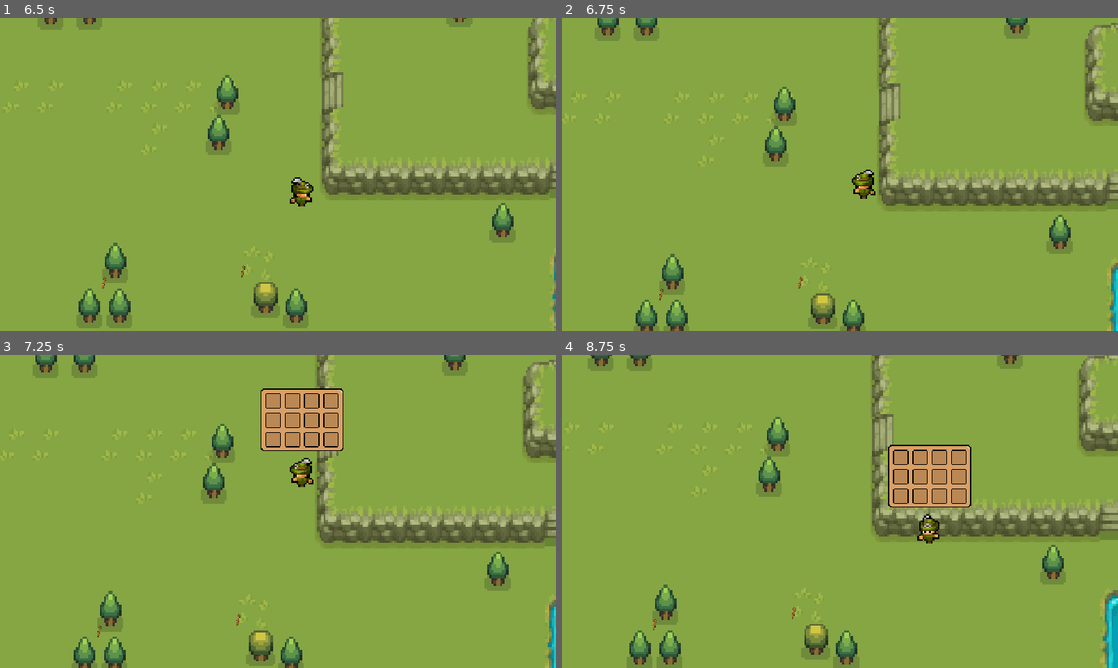
Above: before the commit, frames 1-4 (two rows, left to right).
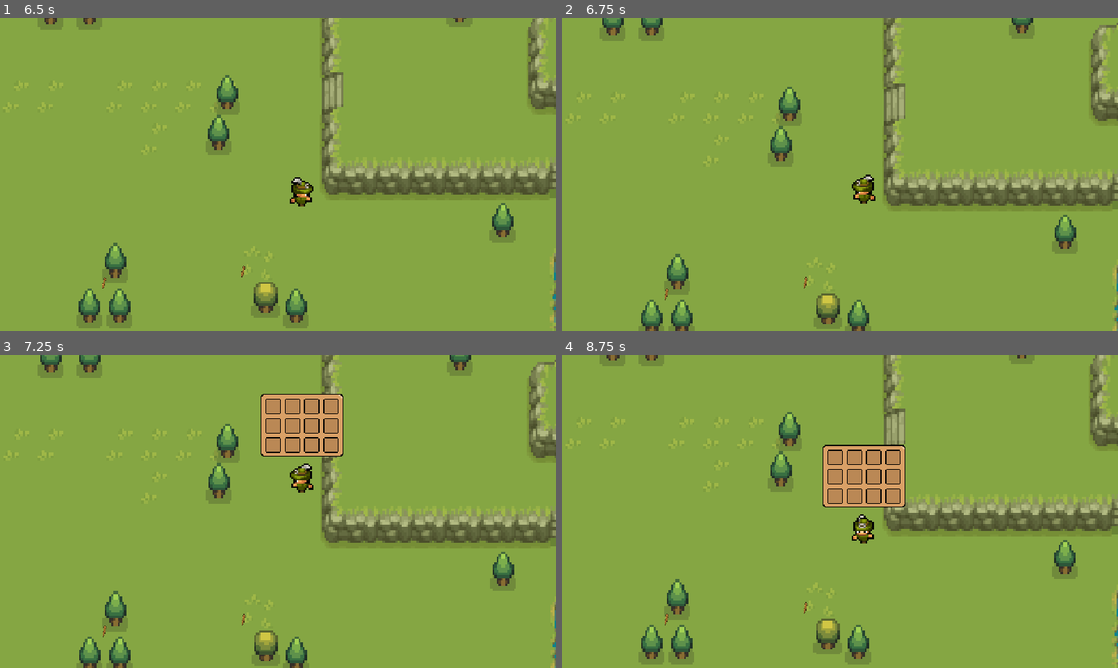
Above: after the commit, the same moments.

Repository: maryBauman/Survive
Game: Godot game, scene res://scenes/places/world.tscn
Same seed, same stepped clock (60 frames per second), same inputs: the game is played once before the commit and once after it.
Inputs:
- Up to frame 1 (6.5 s): hold D (right) 0.53-1.28 s; tap E (e) at 0.6, 1.55, 2.1, 3.05, 3.6, 4.55, 5.1, 6.05 s; tap I (i) at 0.8, 1.35, 2.3, 2.85, 3.8, 4.35, 5.3, 5.85 s; hold S (down) 1.28-2.03 s; hold D (right) 2.03-2.78 s; hold W (up) 2.78-3.53 s; hold A (left) 3.53-5.03 s; tap Enter at 4.25 s; tap Space at 5 s; hold S (down) 5.03-5.78 s; hold D (right) from 5.78 s (still down)
- Up to frame 2 (6.75 s): release D (right) at 6.53 s; hold W (up) from 6.53 s (still down); tap E (e) at 6.6 s
- Up to frame 3 (7.25 s): keep holding W (up); tap I (i) at 6.8 s
- Up to frame 4 (8.75 s): release W (up) at 7.28 s; hold D (right) 7.28-8.03 s; tap I (i) at 7.35, 8.3 s; tap E (e) at 7.55, 8.1 s; hold S (down) from 8.03 s (still down)

Frame 1 is identical in both runs. In frame 2, 8.9% of the frame differs, in the area x 0-100%, y 0-100%; in frame 3, 9.9%; in frame 4, 18%.

Commit message:
not tiles on the map thats for sure

Diff:
--- a/scenes/places/world.tscn
+++ b/scenes/places/world.tscn
@@ -301,12 +301,14 @@
 0:1/0 = 0
 0:1/0/physics_layer_0/linear_velocity = Vector2(0, 0)
 0:1/0/physics_layer_0/angular_velocity = 0.0
+0:1/0/physics_layer_0/polygon_0/points = PackedVector2Array(-3.8007, -10.9602, 7.68979, -9.72272, 20, -9.54594, 20, 15.026, 1.32582, 14.4957, -18.2964, 14.4957, -20, -10.6066)
 1:1/0 = 0
 1:1/0/physics_layer_0/linear_velocity = Vector2(0, 0)
 1:1/0/physics_layer_0/angular_velocity = 0.0
 2:1/0 = 0
 2:1/0/physics_layer_0/linear_velocity = Vector2(0, 0)
 2:1/0/physics_layer_0/angular_velocity = 0.0
+2:1/0/physics_layer_0/polygon_0/points = PackedVector2Array(-6.09879, -20, 5.39169, -20, 6.98268, 20, -4.68458, 20)
 3:1/0 = 0
 3:1/0/physics_layer_0/linear_velocity = Vector2(0, 0)
 3:1/0/physics_layer_0/angular_velocity = 0.0
@@ -349,9 +351,11 @@
 0:2/0 = 0
 0:2/0/physics_layer_0/linear_velocity = Vector2(0, 0)
 0:2/0/physics_layer_0/angular_velocity = 0.0
+0:2/0/physics_layer_0/polygon_0/points = PackedVector2Array(11.4021, -20, 7.68979, -9.72272, 13.7002, -0.176777, 4.33103, 15.7331, -4.33103, 13.7886, -20, 4.24264, -20, -20)
 1:2/0 = 0
 1:2/0/physics_layer_0/linear_velocity = Vector2(0, 0)
 1:2/0/physics_layer_0/angular_velocity = 0.0
+1:2/0/physics_layer_0/polygon_0/points = PackedVector2Array(6.27557, -20, 7.68979, -9.72272, 20, -9.54594, 20, 15.026, 1.32582, 14.4957, -3.62392, 4.06586, -6.09879, -20)
 2:2/0 = 0
 2:2/0/physics_layer_0/linear_velocity = Vector2(0, 0)
 2:2/0/physics_layer_0/angular_velocity = 0.0
@@ -361,6 +365,7 @@
 4:2/0 = 0
 4:2/0/physics_layer_0/linear_velocity = Vector2(0, 0)
 4:2/0/physics_layer_0/angular_velocity = 0.0
+4:2/0/physics_layer_0/polygon_0/points = PackedVector2Array(-6.62913, -20, 5.39169, -20, 6.98268, 20, -4.68458, 20)
 6:2/0 = 0
 6:2/0/physics_layer_0/linear_velocity = Vector2(0, 0)
 6:2/0/physics_layer_0/angular_velocity = 0.0
@@ -507,6 +512,7 @@
 17:1/0 = 0
 17:1/0/physics_layer_0/linear_velocity = Vector2(0, 0)
 17:1/0/physics_layer_0/angular_velocity = 0.0
+17:1/0/physics_layer_0/polygon_0/points = PackedVector2Array(-20, -20, 20, -20, 20, 20, -20, 20)
 0:2/0 = 0
 0:2/0/physics_layer_0/linear_velocity = Vector2(0, 0)
 0:2/0/physics_layer_0/angular_velocity = 0.0
@@ -534,13 +540,14 @@
 8:2/0 = 0
 8:2/0/physics_layer_0/linear_velocity = Vector2(0, 0)
 8:2/0/physics_layer_0/angular_velocity = 0.0
-8:2/0/physics_layer_0/polygon_0/points = PackedVector2Array(-9.28078, 13.2583, -13.3466, 5.83363, -16.3518, 1.06066, -12.8163, -11.6673, -2.03293, -16.7938, 5.92202, -6.71752, 3.97748, 5.83363, -0.265163, 12.9047)
+8:2/0/physics_layer_0/polygon_0/points = PackedVector2Array(4.68459, -15.3796, 13.877, -11.1369, 16.8822, 3.18198, 9.63433, 14.8492, 0.441944, 15.026, -6.98268, -3.00521)
 9:2/0 = 0
 9:2/0/physics_layer_0/linear_velocity = Vector2(0, 0)
 9:2/0/physics_layer_0/angular_velocity = 0.0
 10:2/0 = 0
 10:2/0/physics_layer_0/linear_velocity = Vector2(0, 0)
 10:2/0/physics_layer_0/angular_velocity = 0.0
+10:2/0/physics_layer_0/polygon_0/points = PackedVector2Array(4.68459, -15.3796, 13.877, -11.1369, 16.8822, 3.18198, 9.63433, 14.8492, 0.441944, 15.026, -6.98268, -3.00521)
 11:2/0 = 0
 11:2/0/physics_layer_0/linear_velocity = Vector2(0, 0)
 11:2/0/physics_layer_0/angular_velocity = 0.0
@@ -553,6 +560,7 @@
 14:2/0 = 0
 14:2/0/physics_layer_0/linear_velocity = Vector2(0, 0)
 14:2/0/physics_layer_0/angular_velocity = 0.0
+14:2/0/physics_layer_0/polygon_0/points = PackedVector2Array(20, -20, 20, 4.59619, -0.795494, 15.9099, -5.56846, 10.6066, -20, 4.24264, -20, -20)
 15:2/0 = 0
 15:2/0/physics_layer_0/linear_velocity = Vector2(0, 0)
 15:2/0/physics_layer_0/angular_velocity = 0.0
@@ -562,6 +570,7 @@
 17:2/0 = 0
 17:2/0/physics_layer_0/linear_velocity = Vector2(0, 0)
 17:2/0/physics_layer_0/angular_velocity = 0.0
+17:2/0/physics_layer_0/polygon_0/points = PackedVector2Array(-9.45755, -16.4402, 0.312286, -17.4357, 4.50781, -6.71752, 6.8059, -1.41422, 5.56847, 4.59619, 3.09359, 9.72272, -0.265163, 14.3189, -8.75045, 13.9654, -15.9983, 2.65165, -16.3518, -6.36396)
 
 [sub_resource type="TileSetAtlasSource" id="TileSetAtlasSource_unoip"]
 texture = ExtResource("5_0ujlj")
